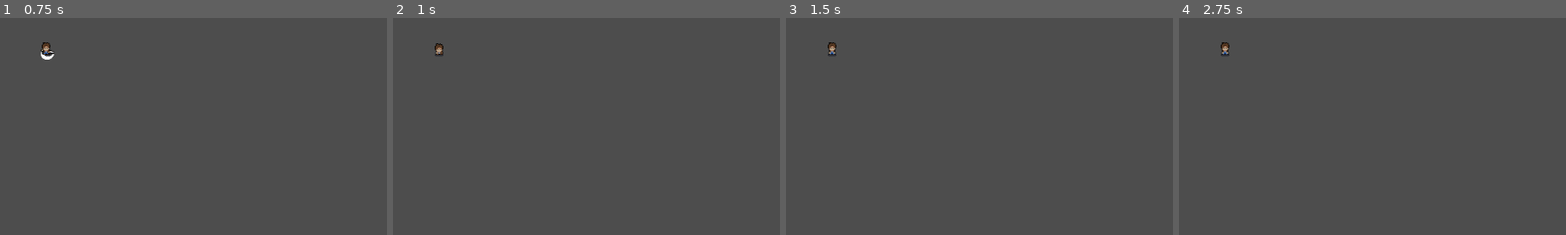
Above: before the commit, frames 1-4 (left to right).
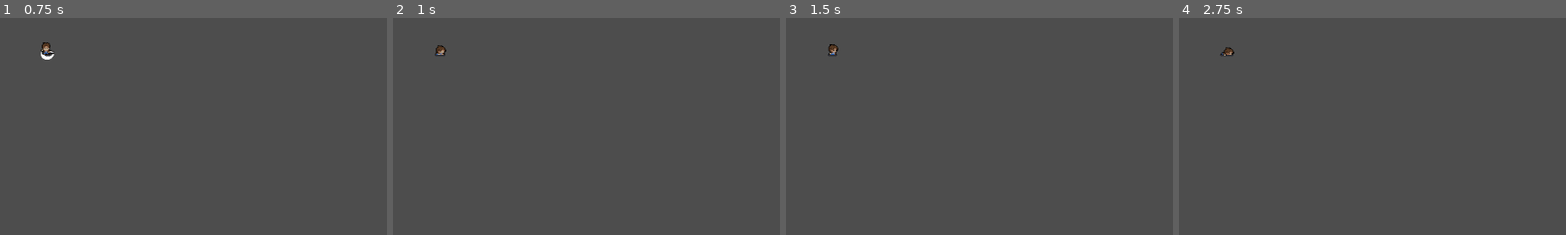
Above: after the commit, the same moments.

Repository: Mctaowing/Hovedopgave_MNA_MC
Game: Godot game, scene res://Scenes/Player/player.tscn
Two runs of this game, one before a commit and one after it. Both use one fixed random seed, a clock stepped at 60 frames per second and the inputs below. The project has no main scene, so this scene is started directly.
Inputs (mouse positions are % of the whole screen's width and height, from its top left):
- Up to frame 1 (0.75 s): tap Enter at 0.5 s; move the mouse to (72, 45) at 0.52 s; click (72, 45) at 0.6 s
- Up to frame 2 (1 s): tap L (die, bound only after the commit) at 0.8 s
- Up to frame 3 (1.5 s): tap Space at 1.25 s; move the mouse to (30, 55) at 1.27 s; tap L (die, bound only after the commit) at 1.35 s
- Up to frame 4 (2.75 s): click (30, 55) at 1.55 s; tap Enter at 2 s; move the mouse to (60, 28) at 2.02 s; click (60, 28) at 2.1 s; tap L (die, bound only after the commit) at 2.3 s
The pictures show only the part of the screen within x 0-50%, y 0-50%; the shares and areas given below are measured in that part.

Frame 1 is identical in both runs. In frame 2, 0.1% of the frame differs, in the area x 10-14%, y 11-18%; in frame 3, 0.1%; in frame 4, 0.2%, in the area x 10-15%, y 11-18%.

Commit message:
added death action

Diff:
--- a/Scenes/Player/player.gd
+++ b/Scenes/Player/player.gd
@@ -18,5 +18,7 @@
 func attack():
 	if Input.is_action_just_pressed("attack") == true:
 		animated_sprite_2d.play("Attack_forward")
+	elif Input.is_action_just_pressed("die") == true:
+		animated_sprite_2d.play("Death")
 	elif animated_sprite_2d.is_playing() == false:
 		animated_sprite_2d.play("Idle_forward")
--- a/Scenes/Player/player.tscn
+++ b/Scenes/Player/player.tscn
@@ -419,5 +419,5 @@
 [node name="AnimatedSprite2D" type="AnimatedSprite2D" parent="."]
 position = Vector2(68, 38)
 sprite_frames = SubResource("SpriteFrames_ulxob")
-animation = &"Walk_sideways"
+animation = &"Idle_forward"
 autoplay = "Idle_forward"
--- a/project.godot
+++ b/project.godot
@@ -20,3 +20,8 @@
 "events": [Object(InputEventMouseButton,"resource_local_to_scene":false,"resource_name":"","device":-1,"window_id":0,"a …(258 unchanged characters)…
 ]
 }
+die={
+"deadzone": 0.5,
+"events": [Object(InputEventKey,"resource_local_to_scene":false,"resource_name":"","device":-1,"window_id":0,"alt_pressed":false,"shift_pressed":false,"ctrl_pressed":false,"meta_pressed":false,"pressed":false,"keycode":0,"physical_keycode":76,"key_label":0,"unicode":108,"location":0,"echo":false,"script":null)
+]
+}
